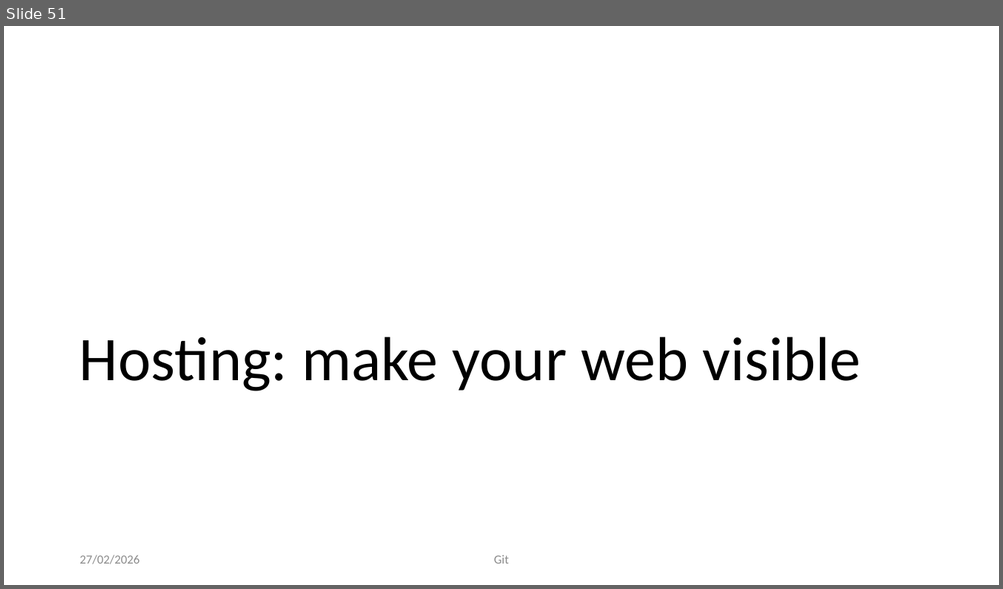
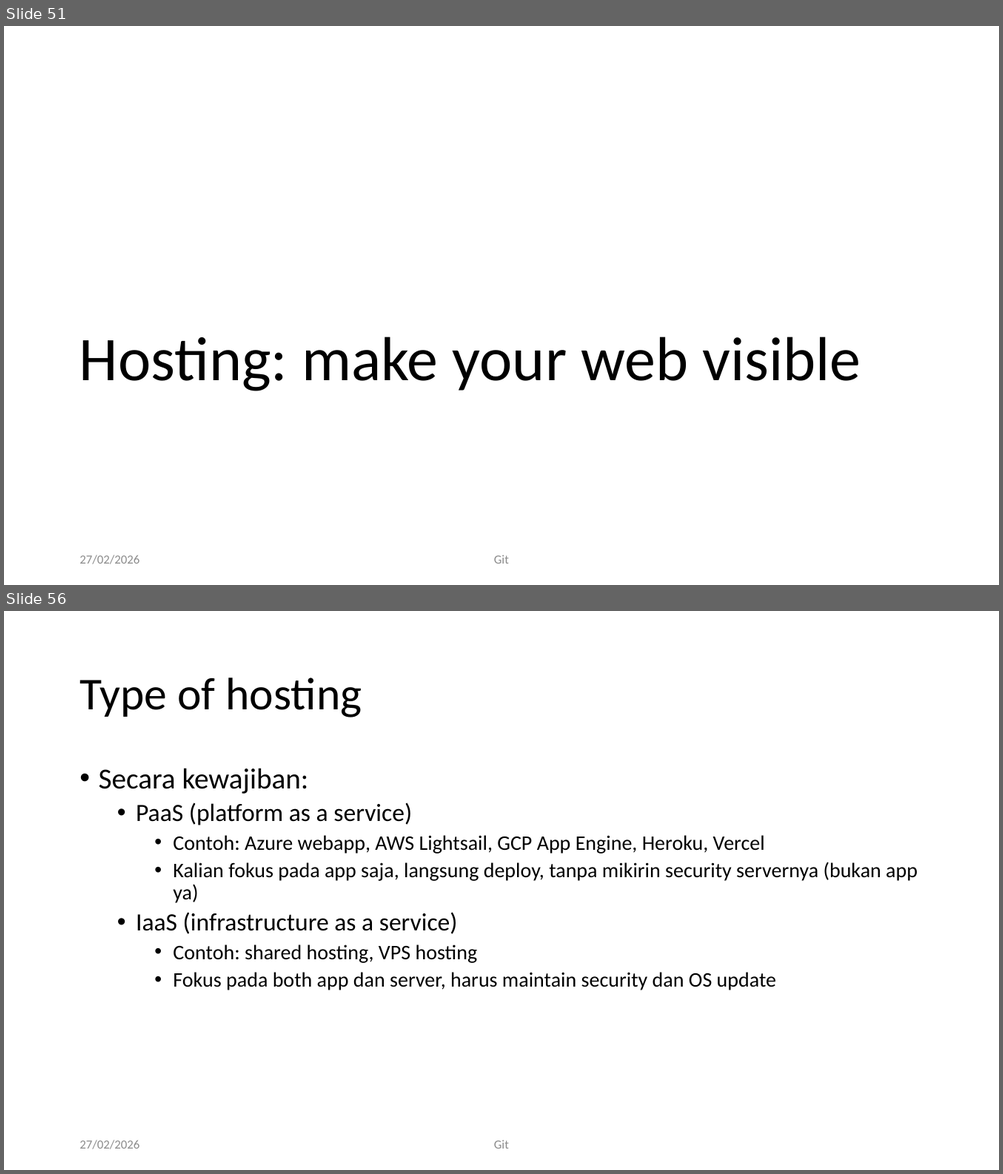
Before and after one commit to RayWP/training-uajy, a slide deck: Part 1 Git/Git-art of source control.pptx. Shown one above the other, each under a label of ours: slide 51 before the commit, slides 51 and 56 after it; the slides between them are not shown. The pictures are 1003x589 and 1003x1174 pixels, drawn with LibreOffice and Linux fonts; fonts in the diff are those of the drawing; background and template pictures are left out. Boxes give left, top, right and bottom in pixels: in the first picture for what was removed or moved away, otherwise in the second. Text is boxed around its words. In the diff, an @@ line names an element or a change of style, - is before the commit and + after.

Commit message:
add part 2 hosting

```diff
--- a/Part 1 Git/Git-art of source control.pptx
+++ b/Part 1 Git/Git-art of source control.pptx
@@ slide 56 added at <box>4,611,999,1170</box>, background #FFFFFF @@
@@ title added at <box>79,678,362,718</box>, 44 pt, text #000000 @@
+Type of hosting
@@ text added at <box>99,768,917,991</box>, 20 pt, text #000000 @@
+• Secara kewajiban:
+  • PaaS (platform as a service)
+    • Contoh: Azure webapp, AWS Lightsail, GCP App Engine, Heroku, Vercel
+    • Kalian fokus pada app saja, langsung deploy, tanpa mikirin security servernya (bukan app ya)
+  • IaaS (infrastructure as a service)
+    • Contoh: shared hosting, VPS hosting
+    • Fokus pada both app dan server, harus maintain security dan OS update
@@ text added at <box>79,1140,139,1150</box>, 12 pt, text #8C8C8C @@
+27/02/2026
@@ text added at <box>494,1140,509,1149</box>, 12 pt, text #8C8C8C @@
+Git
```
Also in this commit, not shown: 7 other slides added, 3 other files.
